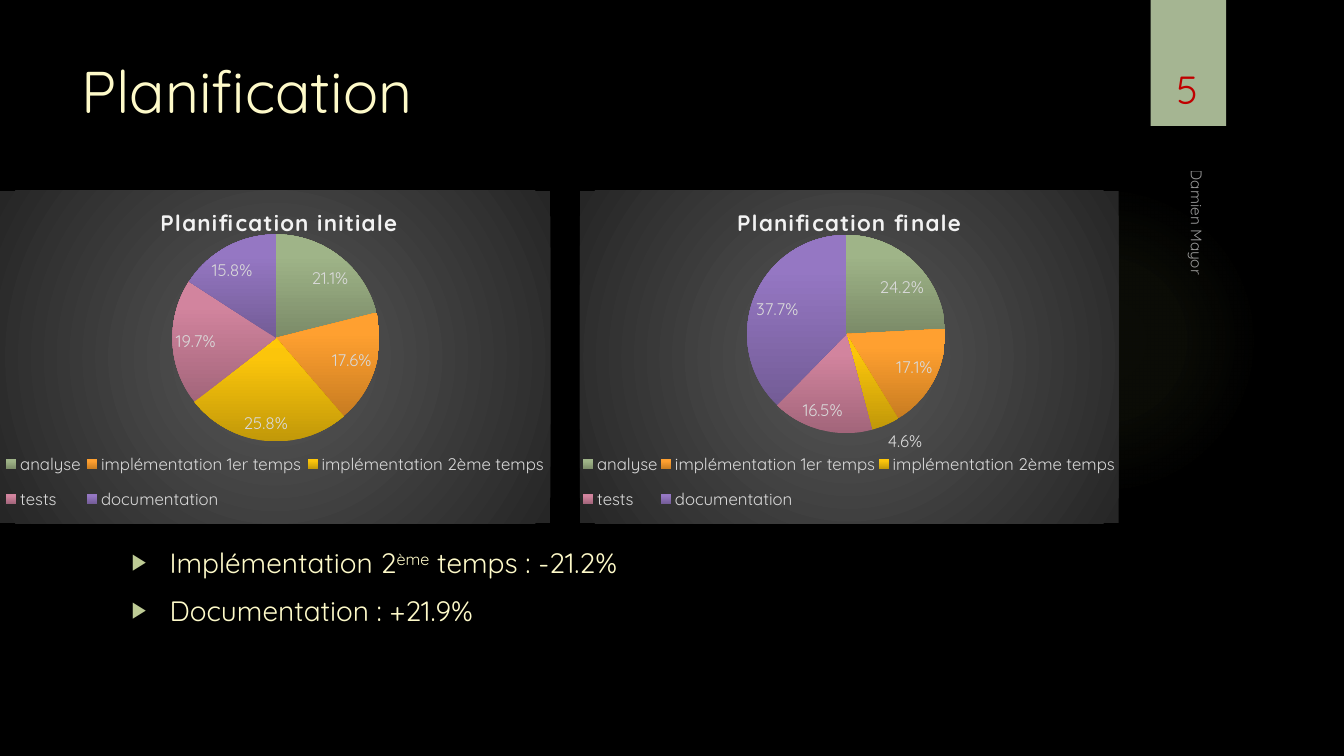
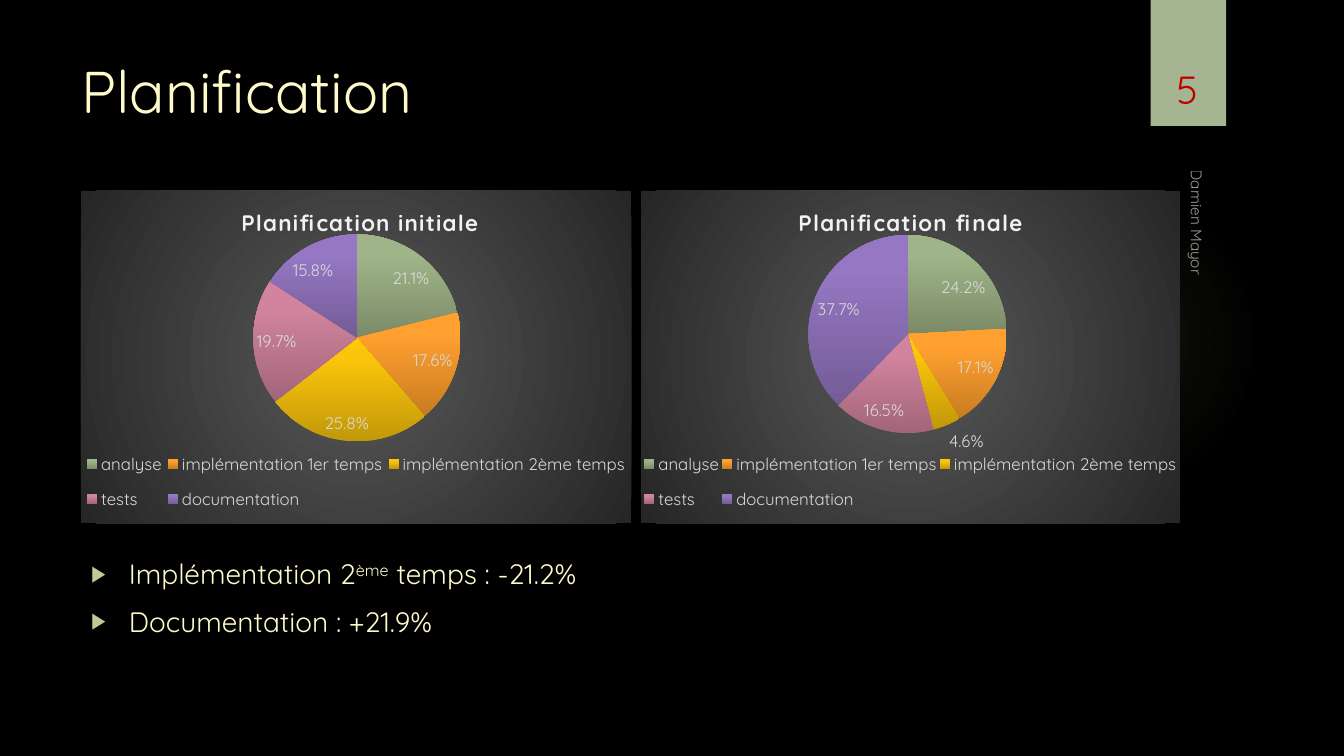
Before and after one commit to damienmayor/TPI, a slide deck: slide 5 of Présentation/Présentation TPI DMA.pptx. Drawn at 1344x756 pixels with LibreOffice and Linux fonts; fonts in the diff are those of the drawing; background and template pictures are left out. Boxes give left, top, right and bottom in pixels: in the first picture for what was removed or moved away, otherwise in the second. Text is boxed around its words. In the diff, an @@ line names an element or a change of style, - is before the commit and + after.

```diff
--- a/Présentation/Présentation TPI DMA.pptx
+++ b/Présentation/Présentation TPI DMA.pptx
@@ pie chart: place and size @@
-pie chart at <box>0,191,551,523</box>
+pie chart at <box>81,191,631,523</box>
@@ pie chart: place and size @@
-pie chart at <box>580,191,1118,523</box>
+pie chart at <box>641,191,1180,523</box>
@@ text "Implémentation 2ème temps : -21.2%" rewrapped from <box>170,457,617,622</box> to <box>129,457,577,633</box> @@
```
Also in this commit, not shown: 7 other slides changed, 5 slides added, 1 other file.
